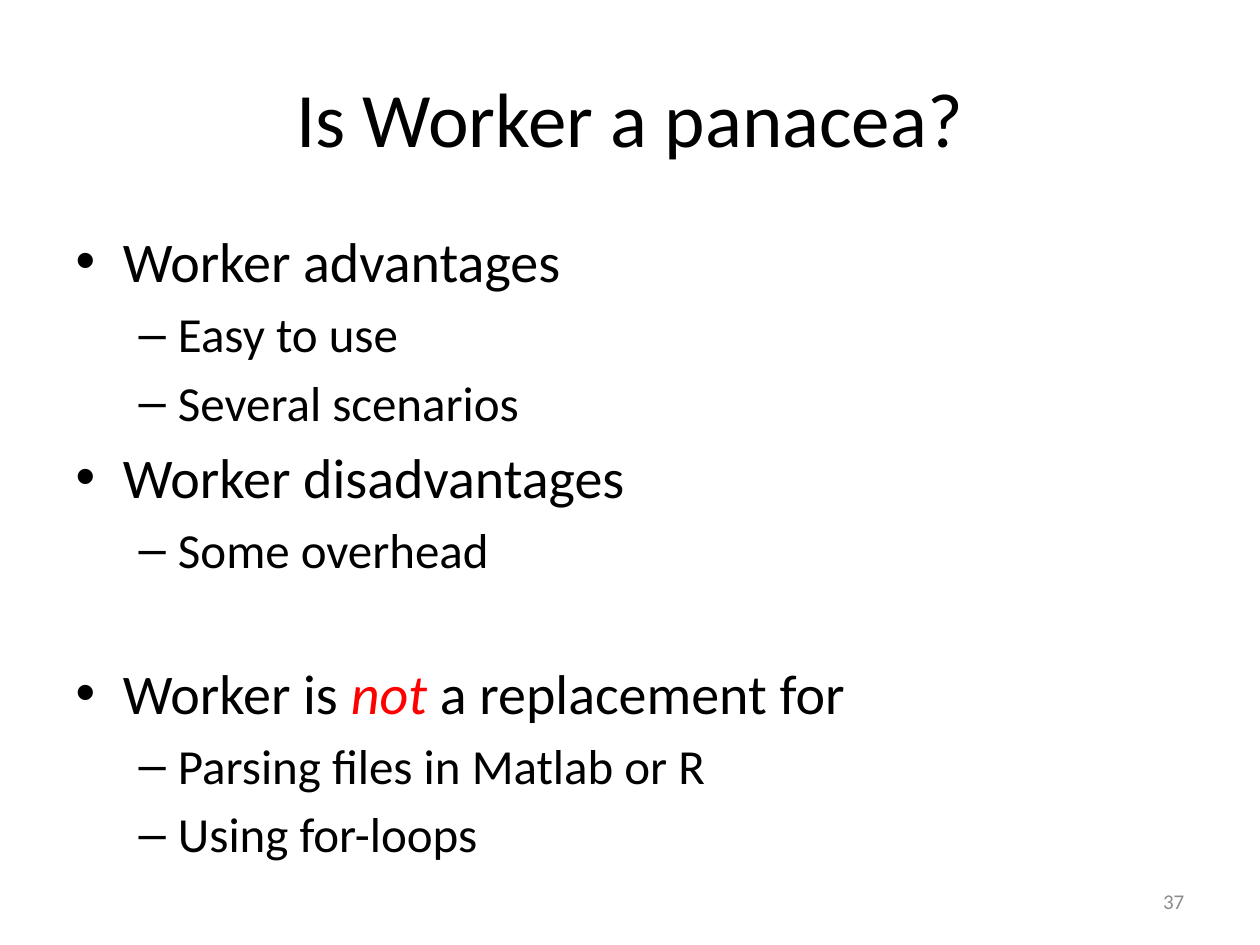
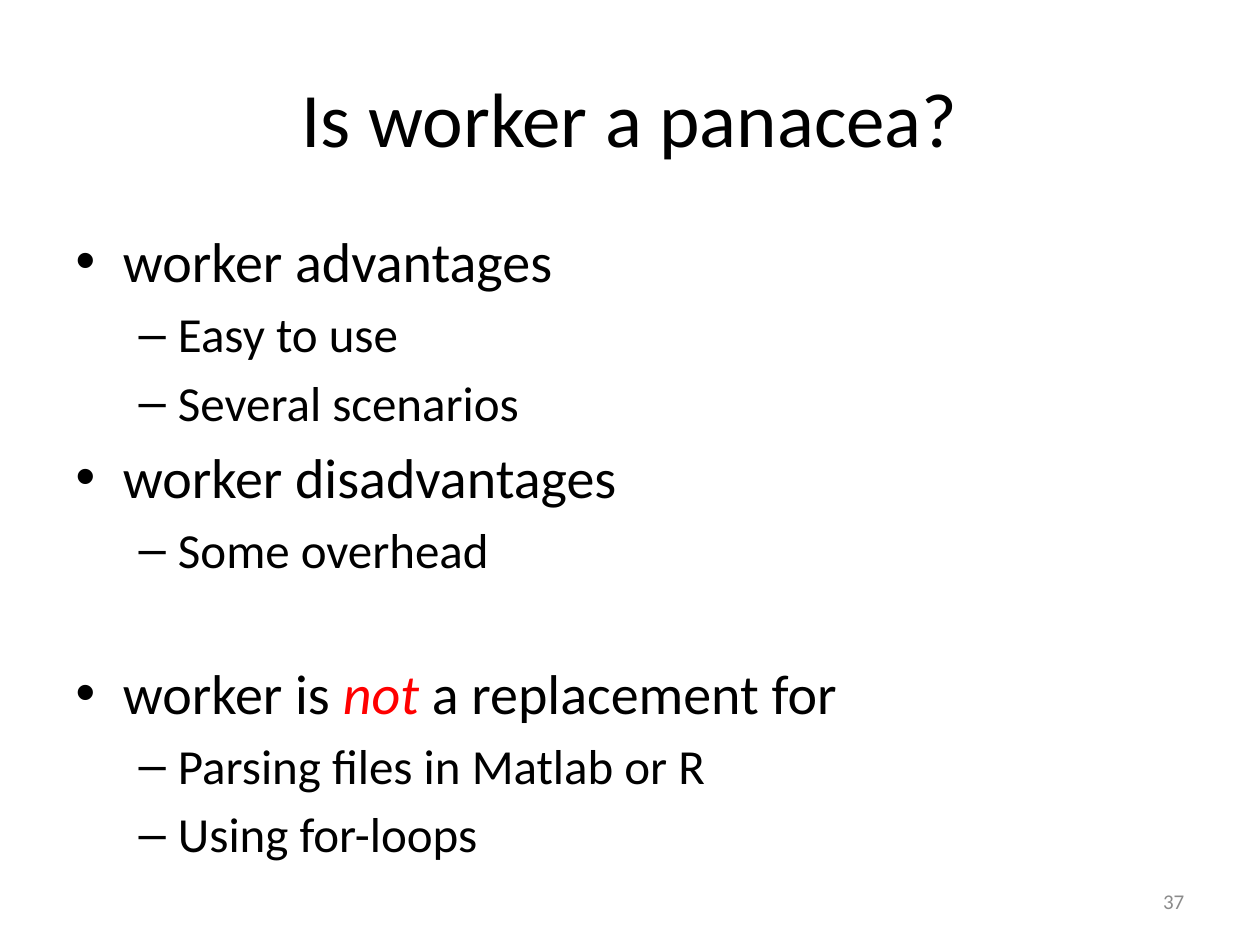
Before and after one commit to gjbex/worker, a slide deck: slide 37 of doc/worker.pptx. Drawn at 1260x945 pixels with LibreOffice and Linux fonts; fonts in the diff are those of the drawing. Boxes give left, top, right and bottom in pixels: in the first picture for what was removed or moved away, otherwise in the second. Text is boxed around its words. In the diff, an @@ line names an element or a change of style, - is before the commit and + after.

Commit message:
Fix capitalization

```diff
--- a/doc/worker.pptx
+++ b/doc/worker.pptx
@@ title at [302,93,957,160]: text changed @@
-Is Worker a panacea?
+Is worker a panacea?
@@ text at [123,243,552,292]: text changed @@
-• Worker advantages
+• worker advantages
@@ text at [123,459,616,508]: text changed @@
-• Worker disadvantages
+• worker disadvantages
@@ text at [123,675,837,723]: text changed @@
-• Worker is not a replacement for
+• worker is not a replacement for
```
